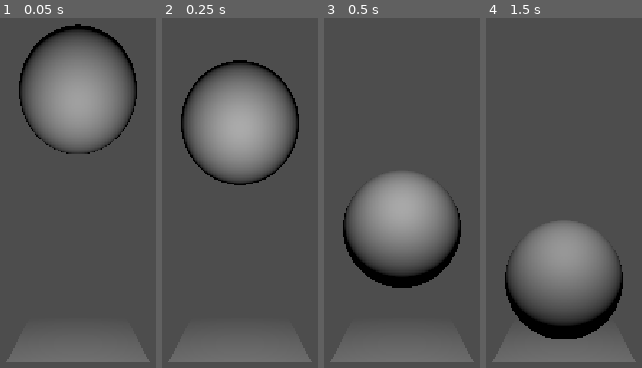
Above: before the commit, frames 1-4 (left to right).
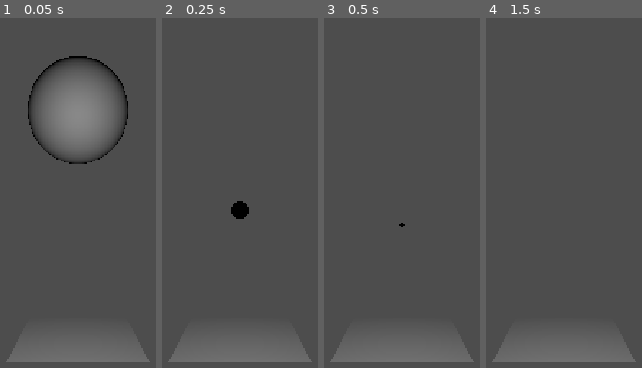
Above: after the commit, the same moments.

Repository: FlameFreezer/170.3
Game: Godot game, scene res://scenes/main.tscn
Same seed, same stepped clock (60 frames per second), same inputs: the game is played once before the commit and once after it.
Inputs:
- Up to frame 1 (0.05 s): no input
- Up to frame 2 (0.25 s): no input
- Up to frame 3 (0.5 s): no input
- Up to frame 4 (1.5 s): hold D (steer right) 0.53-1.28 s; hold Shift (clutch) 0.53-1.28 s; tap Enter at 1.25 s; hold Q (downshift) from 1.28 s (still down); tap W (throttle) at 1.35 s

The runs differ from the first frame. In frame 1, 12% of the frame differs, in the area x 12-88%, y 1-42%; in frame 2, 16%, in the area x 12-88%, y 12-58%; in frame 3, 15%; in frame 4, 14%.

Commit message:
DEBUGGING HELLSCAPE PLEASE SAVE OUR SOULS
i am booking my flight to istanb ul IMMEDIATELY I AM BALDING THE HARI IS LEAVING MY HEAD.

Diff:
--- a/Scripts/Car/chassis.gd
+++ b/Scripts/Car/chassis.gd
@@ -71,6 +71,7 @@
 	var current_direction = utils.get_vector2(global_basis.z)
 	var rear_force = rear_axle.get_force_output(current_velocity, current_direction, delta) * 1000.0
 	var front_force = front_axle.get_force_output(current_velocity, current_direction) * 1000.0
-	printerr("_physics_process:\nmotor_proposed_rpm: %f\nrear_axle_proposed_rpm: %f\nmotor_true_rpm: %f\nrear_wheels_true_rpm: %f\nrear_force: %v\n" % [motor_proposed_rpm, rear_axle_proposed_rpm, motor.true_rpm, rear_axle.true_rpm, rear_force])
-	apply_force(Vector3(front_force.x, 0, front_force.y), Vector3(0, 0, front_wheel_offset))
-	apply_force(Vector3(rear_force.x, 0, rear_force.y), Vector3(0, 0, rear_wheel_offset))
+	printerr("_physics_process:\nmotor_proposed_rpm: %f\nrear_axle_proposed_rpm: %f\nmotor_true_rpm: %f\nrear_wheels_true_rpm: %f\nslipping: %f\nrear_force: %v\n" % [motor_proposed_rpm, rear_axle_proposed_rpm, motor.true_rpm, rear_axle.true_rpm, rear_axle.slipping as int, rear_force])
+	# apply_force(Vector3(front_force.x, 0, front_force.y), Vector3(0, 0, front_wheel_offset))
+	# apply_force(Vector3(rear_force.x, 0, rear_force.y), Vector3(0, 0, rear_wheel_offset))
+	apply_force(Vector3(0, 0, -500), Vector3(0, 0, 0))
--- a/Scripts/Car/rear_axle.gd
+++ b/Scripts/Car/rear_axle.gd
@@ -1,8 +1,8 @@
 class_name RearAxle
 
 # constants set by _init()
-var max_static_friction: float ## max force that the rear wheels can exert without slipping.
-var max_kinetic_friction: float ## max force that the rear wheels can exert while slipping.
+var max_static_friction_force: float ## max force that the rear wheels can exert without slipping.
+var max_kinetic_friction_force: float ## max force that the rear wheels can exert while slipping.
 var kinetic_friction_accel_factor: float ## Proportion of kinetic friction that can be used by the rear wheels to accelerate.
 ##                                          The rest of the available kinetic friction force is used to provide cornering force.
 ##                                          In range [0, 1].
@@ -25,8 +25,8 @@
 ## Initializes variables and constants at the start of a scene.
 func _init(in_chassis_mass: float, in_front_axle_offset: float, in_rear_axle_offset: float, static_friction_coeff: floa …(191 unchanged characters)…
 	chassis_mass = in_chassis_mass
-	max_static_friction = in_chassis_mass * static_friction_coeff
-	max_kinetic_friction = in_chassis_mass * kinetic_friction_coeff
+	max_static_friction_force = in_chassis_mass * static_friction_coeff * 9.81
+	max_kinetic_friction_force = in_chassis_mass * kinetic_friction_coeff * 9.81
 	front_axle_offset = in_front_axle_offset
 	rear_axle_offset = in_rear_axle_offset
 	wheel_mass = in_wheel_mass
@@ -75,39 +75,46 @@
 
 ## called only AFTER true_rpm is updated. car_velocity is car's movement vector from last frame.
 ## car_direction is car's direction vector from last frame. outputs physics forces to car body.
-func get_force_output(car_velocity: Vector2, car_direction: Vector2, _delta: float) -> Vector2:
+func get_force_output(car_velocity: Vector2, car_direction: Vector2, delta: float) -> Vector2:
 	# determine ground speed of wheels from rpm
-	var proposed_wheel_translation: Vector2 = car_direction.normalized() * wheel_diameter * PI * (true_rpm / 60) * _delta
+	var proposed_wheel_translation: Vector2 = car_direction.normalized() * wheel_diameter * PI * (true_rpm / 60) * delta
 	# use previous car speed to determine acceleration force demand
-	var acceleration_demand_vec: Vector2 = proposed_wheel_translation - car_velocity
-	var acceleration_demand_force: float = acceleration_demand_vec.length() * chassis_mass
+	var car_forward_velocity: Vector2 = car_direction.normalized() * car_direction.normalized().dot(car_velocity)
+	var acceleration_demand_vec: Vector2 = proposed_wheel_translation - (car_forward_velocity * delta)
+	var acceleration_distance: float = acceleration_demand_vec.length()
+	var acceleration_demand: float = 2 * acceleration_distance / pow(delta, 2)
 
 	# find slip angle and use it to determine cornering force demand
 	var car_normal: Vector2 = Vector2(cos(car_direction.angle() + PI / 2), sin(car_direction.angle() + PI / 2))
-	var slip_motion: Vector2 = car_normal * car_velocity.dot(car_normal)
-	var slip_force: float = slip_motion.length() * chassis_mass
+	var slip_motion: Vector2 = car_normal * (car_velocity * delta).dot(car_normal)
+	var slip_distance: float = slip_motion.length()
+	var cornering_demand: float = 2 * slip_distance / pow(delta, 2)
 
 	# isolate the cornering force acting on the rear wheels
-	slip_force *= front_axle_offset / rear_axle_offset
+	cornering_demand *= front_axle_offset / rear_axle_offset
 
 	# handle slip state changes
-	if (!slipping && acceleration_demand_force + slip_force > max_static_friction):
+	if (!slipping && (acceleration_demand + cornering_demand) * chassis_mass > max_static_friction_force):
 		slipping = true;
-	elif(slipping && acceleration_demand_force + slip_force < max_kinetic_friction):
+	elif(slipping && (acceleration_demand + cornering_demand) * chassis_mass < max_kinetic_friction_force):
 		slipping = false;
 
 	# generate and return force vector
 	var acceleration_output_vec: Vector2 # acceleration force component
 	if (slipping):
-		acceleration_output_vec = acceleration_demand_vec.normalized() * min(acceleration_demand_force, max_kinetic_friction * kinetic_friction_accel_factor)
+		acceleration_output_vec = acceleration_demand_vec.normalized() * min(abs(acceleration_demand * chassis_mass), max_kinetic_friction_force * kinetic_friction_accel_factor)
 	else:
-		acceleration_output_vec = acceleration_demand_vec.normalized() * min(acceleration_demand_force, max_static_friction)
+		acceleration_output_vec = acceleration_demand_vec.normalized() * min(abs(acceleration_demand * chassis_mass), max_static_friction_force)
 	var acceleration_output_force: float = acceleration_output_vec.length()
 
 	var cornering_output_vec: Vector2 # cornering force component
 	if (slipping):
-		cornering_output_vec = slip_motion.normalized() * -1 * min(slip_force, max_kinetic_friction * (1 - kinetic_friction_accel_factor))
+		cornering_output_vec = slip_motion.normalized() * -1 * min(abs(cornering_demand * chassis_mass), max_kinetic_friction_force * (1 - kinetic_friction_accel_factor))
 	else:
-		cornering_output_vec = slip_motion.normalized() * -1 * min(slip_force, max_static_friction - acceleration_output_force)
+		cornering_output_vec = slip_motion.normalized() * -1 * min(abs(cornering_demand * chassis_mass), abs(max_static_friction_force - acceleration_output_force))
+	var bound_slip_accel: float = min(abs(acceleration_demand * chassis_mass), max_kinetic_friction_force * kinetic_friction_accel_factor)
+	var bound_noslip_accel: float = min(abs(acceleration_demand * chassis_mass), max_static_friction_force)
+	var bound_slip_corner: float = min(abs(cornering_demand * chassis_mass), max_kinetic_friction_force * (1 - kinetic_friction_accel_factor))
+	var bound_noslip_corner: float = min(abs(cornering_demand * chassis_mass), abs(max_static_friction_force - acceleration_output_force))
 
-	return acceleration_output_vec + cornering_output_vec
+	return (acceleration_output_vec + cornering_output_vec)
